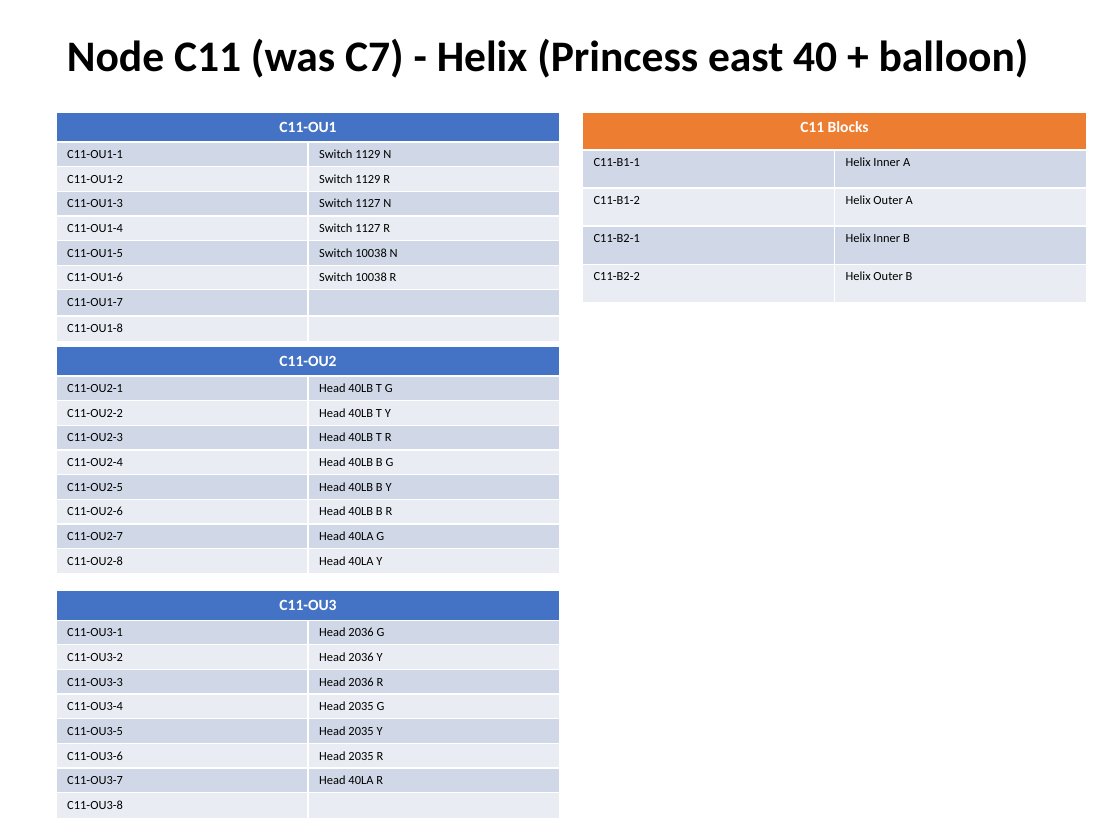
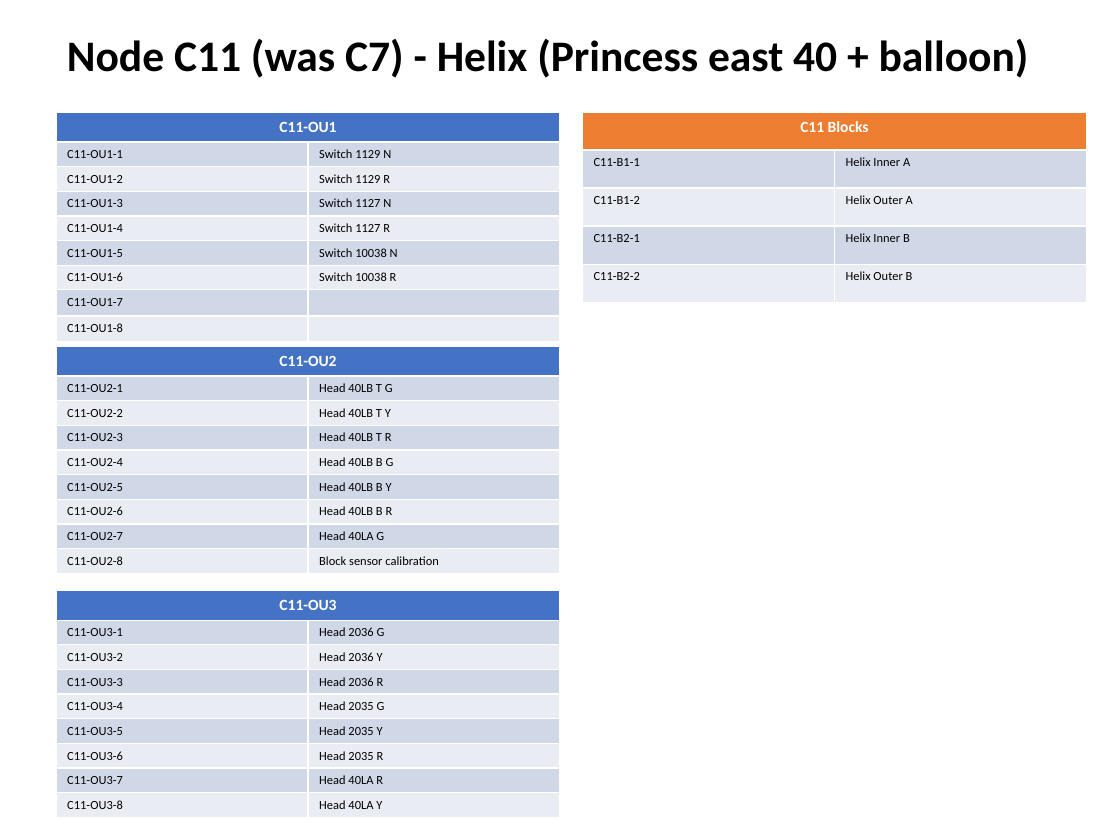
Before and after one commit to lnevo/hart, a slide deck: slide 7 of docs/wiring/Wiring_Schematic.pptx. Drawn at 1120x840 pixels with LibreOffice and Linux fonts; fonts in the diff are those of the drawing. Boxes give left, top, right and bottom in pixels: in the first picture for what was removed or moved away, otherwise in the second. Text is boxed around its words. In the diff, an @@ line names an element or a change of style, - is before the commit and + after.

```diff
--- a/docs/wiring/Wiring_Schematic.pptx
+++ b/docs/wiring/Wiring_Schematic.pptx
@@ table at (56,346,560,569) @@
-row 9, column 2: Head 40LA Y
+row 9, column 2: Block sensor calibration
@@ table at (56,590,560,813) @@
-row 9, column 2: 
+row 9, column 2: Head 40LA Y
```
Also in this commit, not shown: 11 other slides changed, 13 other files.
